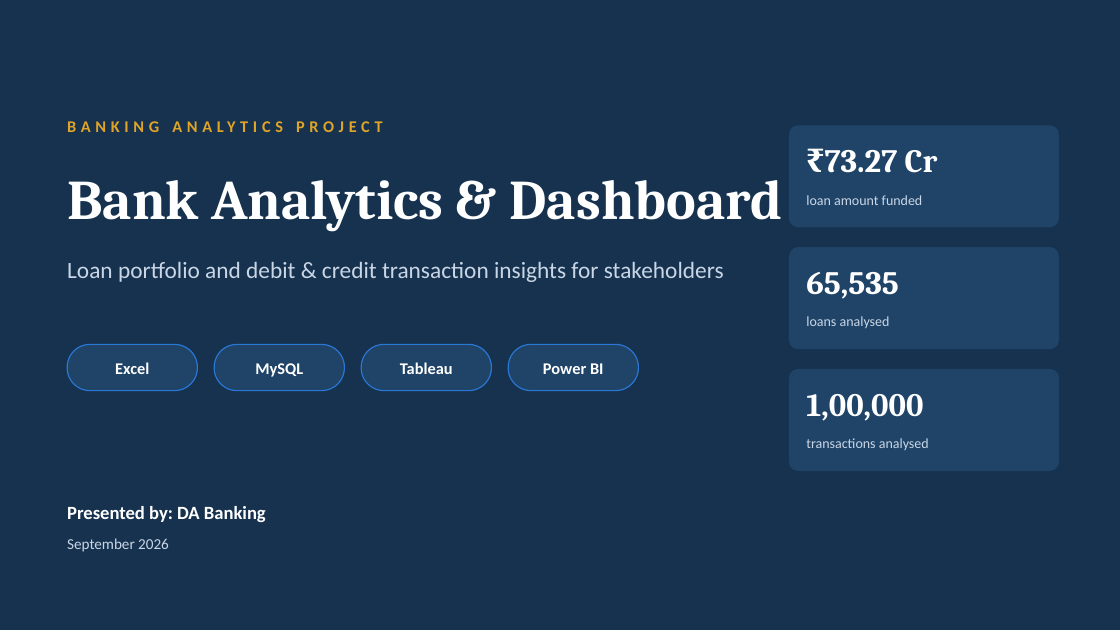
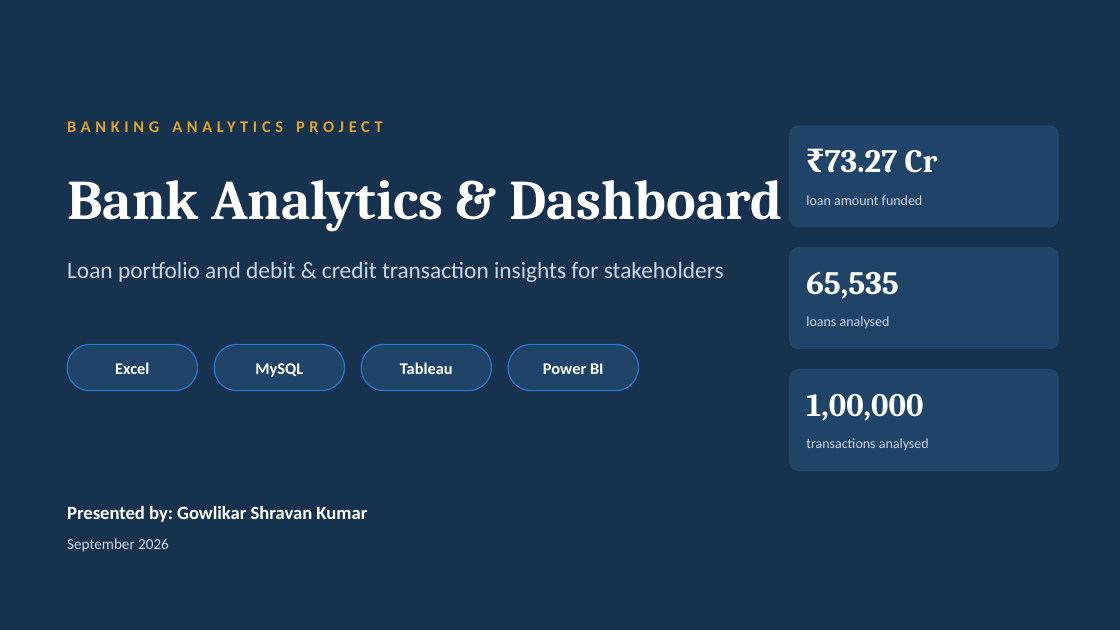
Before and after one commit to shravangowlikar2016-oss/Banking-Analytics-Dashboard, a slide deck: slide 1 of DA_Banking_Final_Presentation.pptx. Drawn at 1120x630 pixels with LibreOffice and Linux fonts; fonts in the diff are those of the drawing. Boxes give left, top, right and bottom in pixels: in the first picture for what was removed or moved away, otherwise in the second. Text is boxed around its words. In the diff, an @@ line names an element or a change of style, - is before the commit and + after.

Commit message:
Add presenter name to Banking presentations

```diff
--- a/DA_Banking_Final_Presentation.pptx
+++ b/DA_Banking_Final_Presentation.pptx
@@ text at box(67, 506, 367, 522): text changed @@
-Presented by: DA Banking
+Presented by: Gowlikar Shravan Kumar
```
Also in this commit, not shown: 1 other slide changed, 1 other file.
